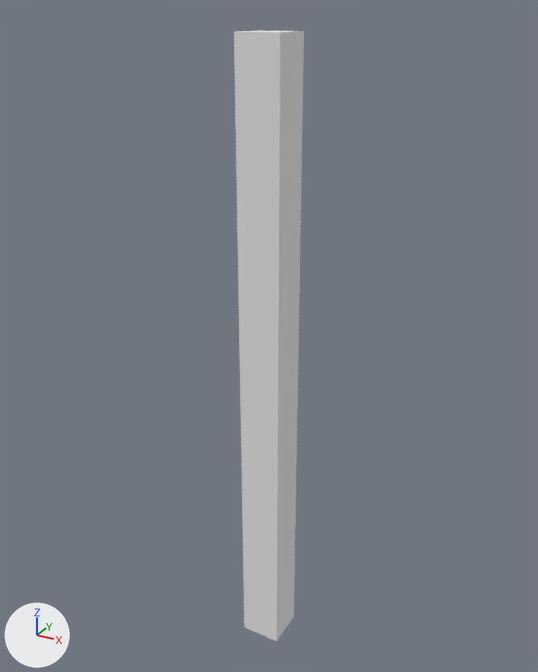
An edit to the Blender file Assets/Meshes/building_sq1x1.blend, drawn before and after from the same camera.
Both versions are drawn from a 50 mm camera at (8.02, -13.19, 15.4) aimed at (0.3, 0.84, 8.39). Lighting does not change. The marker at lower left points along +X, +Y and +Z.

Objects in the first picture: 'building'.
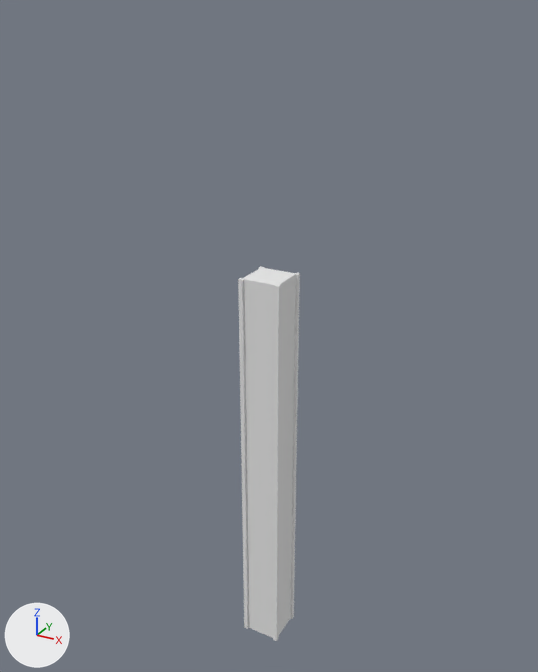
Changed parts and their boxes (x1, y1, x2, y2) in the pictures (538 x 672 px):
'building', reshaped (11% narrower, 39% shorter): before (234, 30, 304, 641); after (238, 267, 300, 641)
part 1 of me_cube, deleted: before (237, 30, 296, 32)
part 2 of me_cube, built on: before (234, 31, 304, 641); after (238, 267, 300, 641)

The edits, one by one:
me_cube is used by ob_building; location (0.0, 0.0, 0.0).
me_cube had 24 vertices, 12 faces and spanned x 0.0..1.0, y 0.0..1.0, z 0.0..15.0.
me_cube now has 120 vertices, 76 faces and spans x 0.0..1.0, y 0.0..1.0, z 0.0..10.0.
me_cube part 1: the loose piece of 4 vertices spanning x 0.0..1.0, y 0.0..1.0, z 15.0 is deleted.
Part 2, on me_cube:
8 vertices are removed from x 0.0..1.0, y 0.0..1.0, z 15.0.
10 faces are deleted.
81 vertices are added at x 0.0..1.0, y 0.0..1.0, z 0.0..10.0.
8 new vertices lie (0.0, 0.0, 10.0) away from vertices in x 0.0..1.0, y 0.0..1.0, z 0.0.
19 new vertices lie (0.0, 0.0, 10.0) away from vertices in x 0.0..1.0, y 0.0..1.0, z 0.0.
76 new faces join them.
